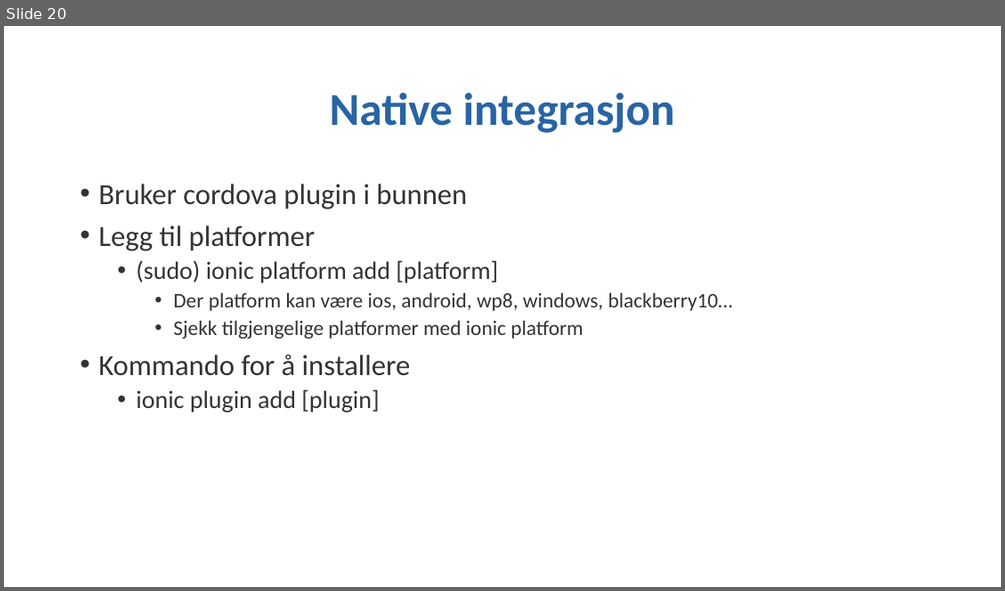
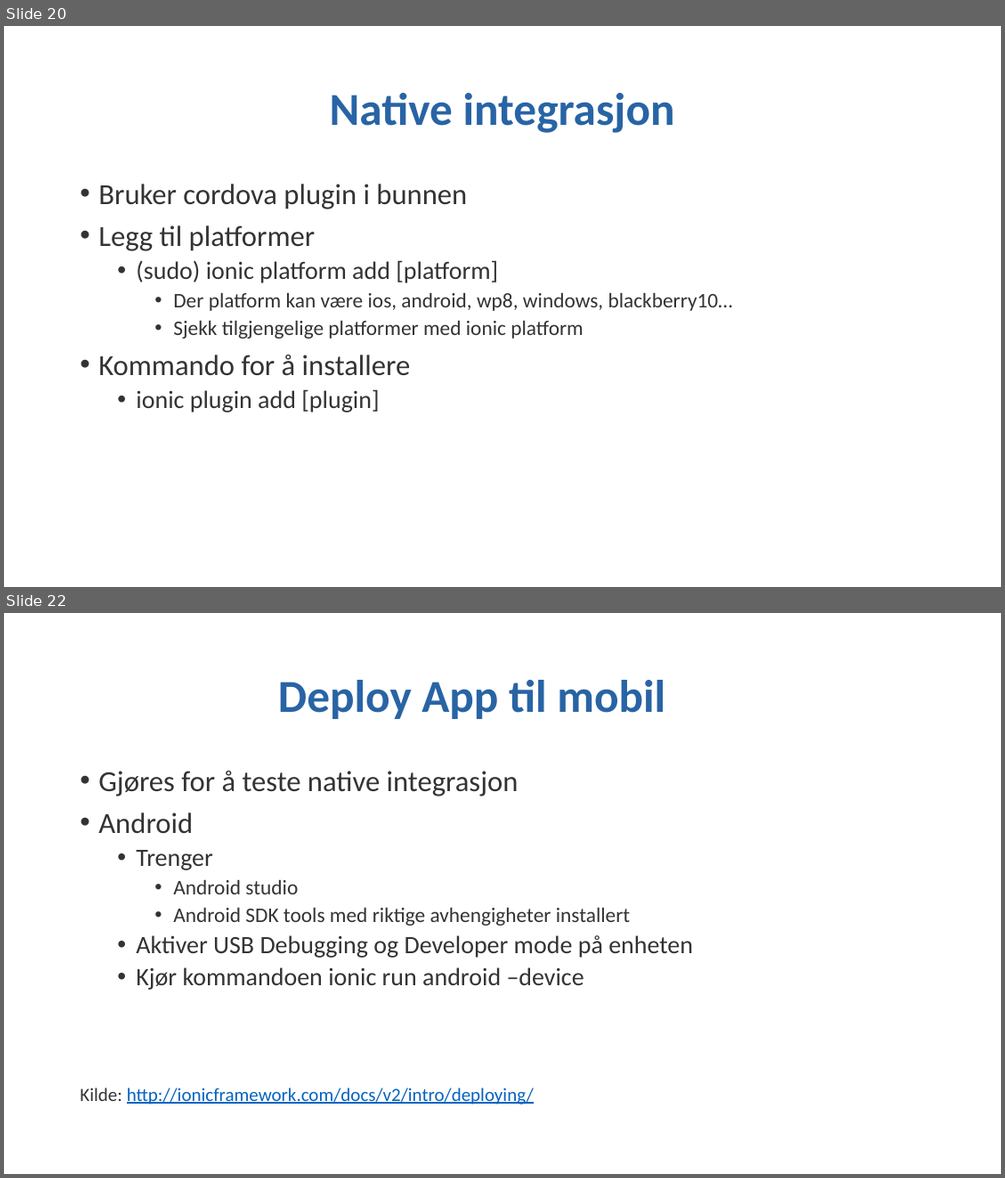
Before and after one commit to stiasta/foredrag, a slide deck: Ionic 2 workshop/Ionic 2 workshop.pptx. Shown one above the other, each under a label of ours: slide 20 before the commit, slides 20 and 22 after it; the slides between them are not shown. The pictures are 1005x591 and 1005x1178 pixels, drawn with LibreOffice and Linux fonts; fonts in the diff are those of the drawing; background and template pictures are left out. Boxes give left, top, right and bottom in pixels: in the first picture for what was removed or moved away, otherwise in the second. Text is boxed around its words. In the diff, an @@ line names an element or a change of style, - is before the commit and + after.

```diff
--- a/Ionic 2 workshop/Ionic 2 workshop.pptx
+++ b/Ionic 2 workshop/Ionic 2 workshop.pptx
@@ slide 22 added at (4, 613, 1001, 1174), background #FFFFFF @@
@@ title added at (278, 680, 665, 719), 44 pt, text #2864A5, bold @@
+Deploy App til mobil
@@ text added at (80, 771, 693, 1104), 24 pt, text #333333 @@
+• Gjøres for å teste native integrasjon
+• Android
+  • Trenger
+    • Android studio
+    • Android SDK tools med riktige avhengigheter installert
+  • Aktiver USB Debugging og Developer mode på enheten
+  • Kjør kommandoen ionic run android –device
+Kilde: http://ionicframework.com/docs/v2/intro/deploying/
```
Also in this commit, not shown: 3 slides changed, 5 other slides added, 1 slide removed.
